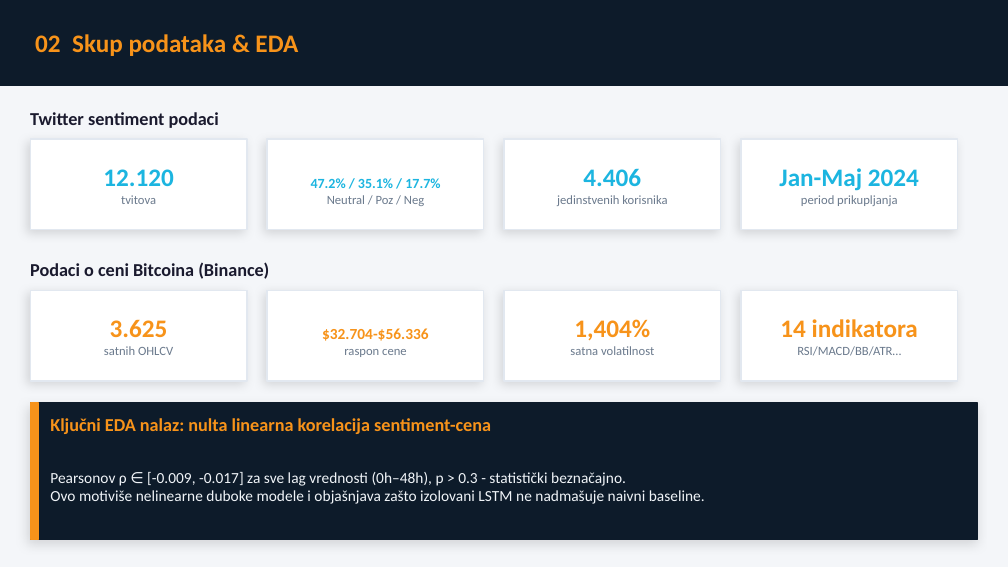
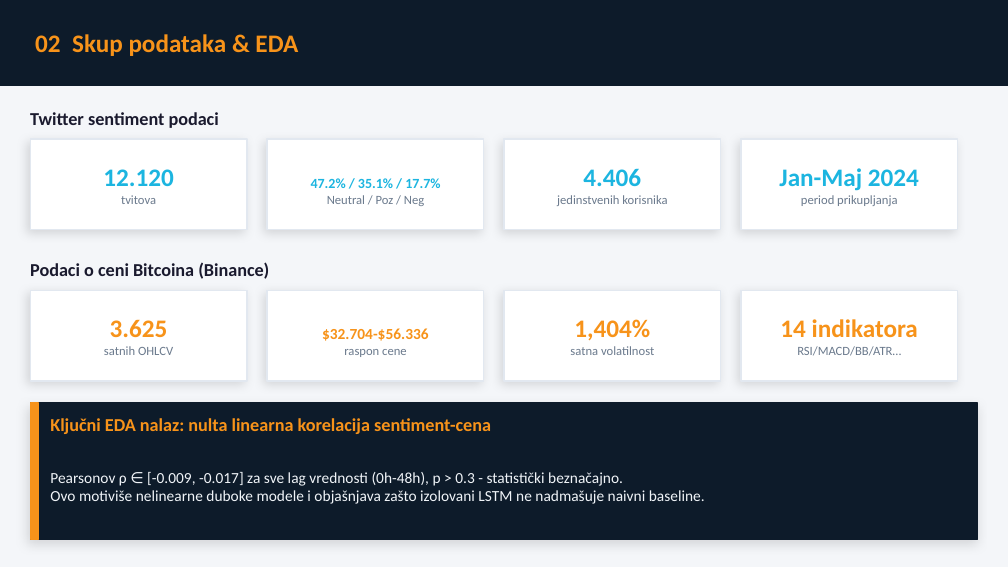
Before and after one commit to borisletic/bitcoin-multimodal-prediction, a slide deck: slide 4 of Predikcija_Bitcoina_Prezentacija.pptx. Drawn at 1008x567 pixels with LibreOffice and Linux fonts; fonts in the diff are those of the drawing. Boxes give left, top, right and bottom in pixels: in the first picture for what was removed or moved away, otherwise in the second. Text is boxed around its words. In the diff, an @@ line names an element or a change of style, - is before the commit and + after.

```diff
--- a/Predikcija_Bitcoina_Prezentacija.pptx
+++ b/Predikcija_Bitcoina_Prezentacija.pptx
@@ text at (50,472,623,486): text changed @@
-Pearsonov ρ ∈ [-0.009, -0.017] za sve lag vrednosti (0h–48h), p > 0.3 - statistički beznačajno.
+Pearsonov ρ ∈ [-0.009, -0.017] za sve lag vrednosti (0h-48h), p > 0.3 - statistički beznačajno.
```
Also in this commit, not shown: 2 other slides changed.
